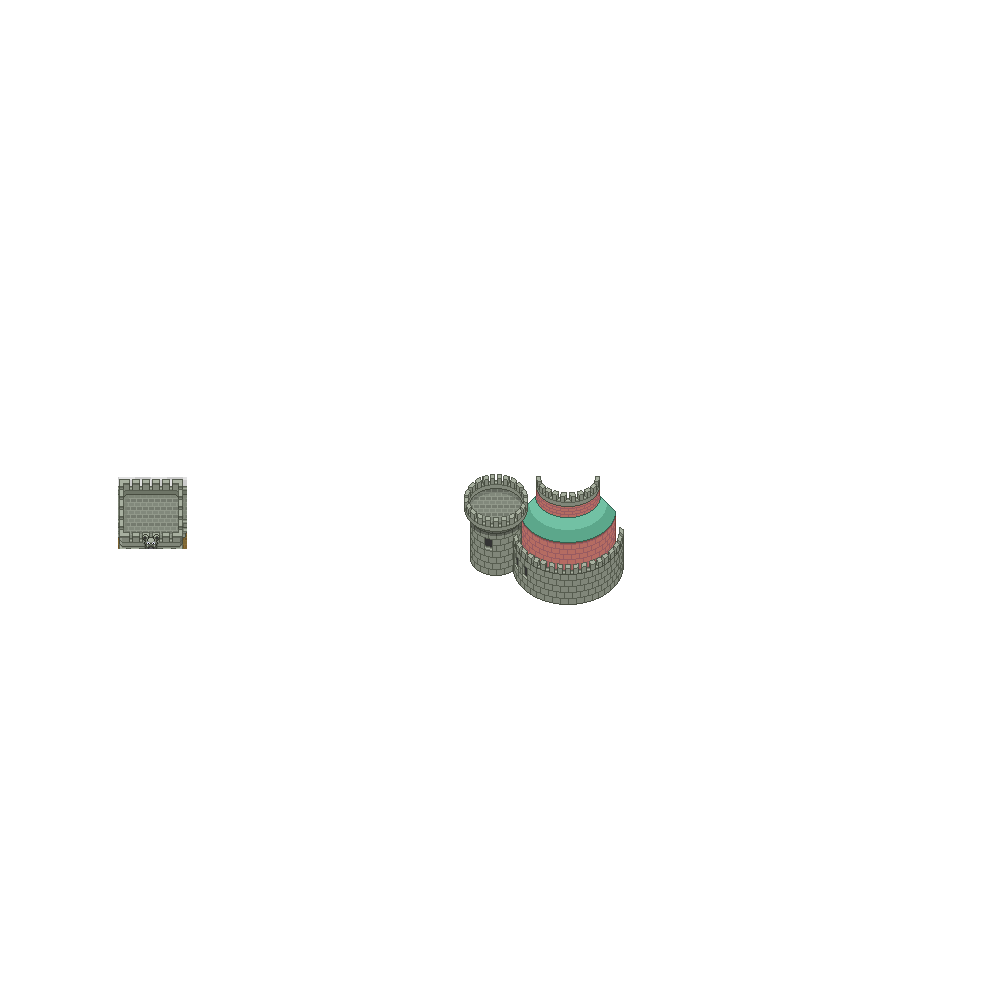
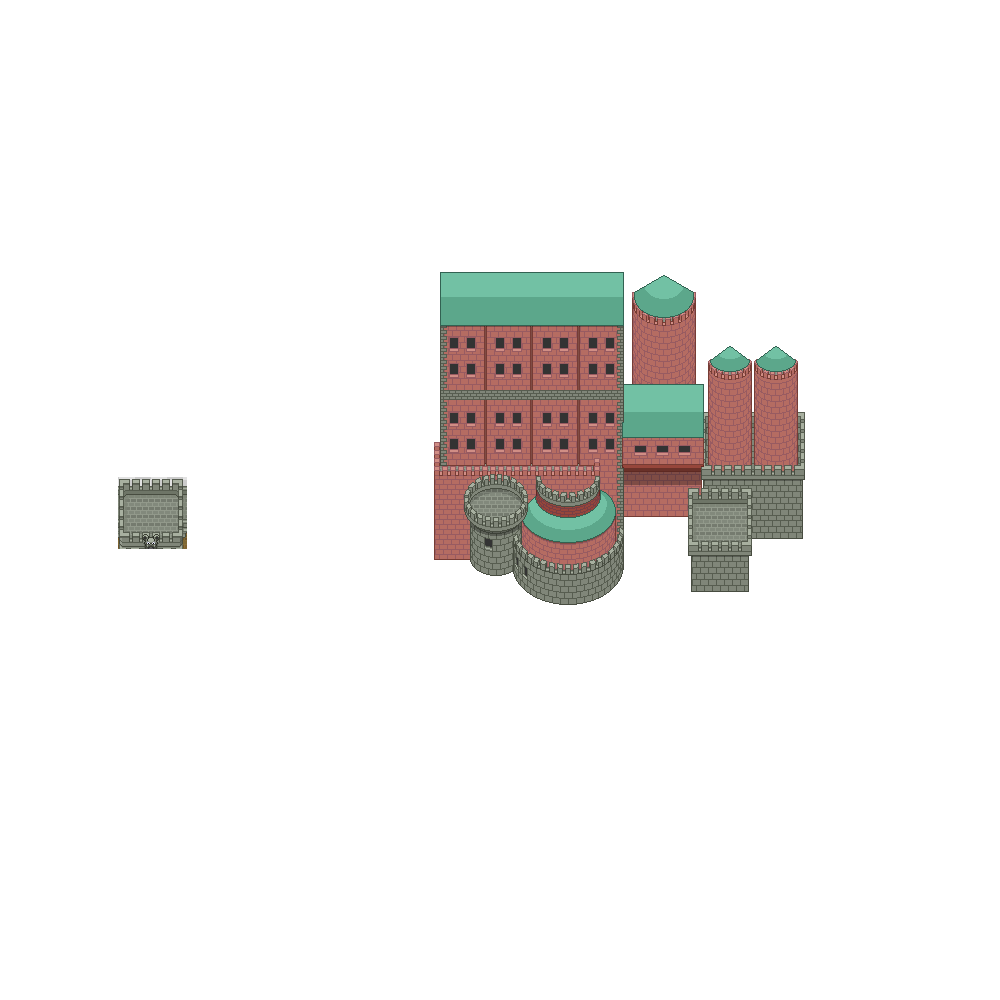
Layered file, before and after one edit (1000 x 1000). Changes by layer:
painted on "sombras overhang" over [441, 326, 802, 557]
painted on "Capa pegada" over [524, 476, 752, 592]
painted on "sombras overhang #1" over [524, 476, 616, 517]
added layer "sombras overhang #2" above "sombras overhang #4" over [434, 442, 600, 560]
added layer "sombras overhang #4" above "sombras overhang #6" over [449, 337, 691, 465]
added layer "sombras overhang #6" above "Capa pegada #2" over [622, 384, 704, 472]
added layer "Capa pegada #2" above "sombras overhang #8" over [701, 412, 805, 539]
added layer "sombras overhang #8" above "sombras overhang #3" over [708, 346, 798, 528]
added layer "sombras overhang #3" above "sombras overhang #7" over [440, 272, 702, 544]
added layer "sombras overhang #7" above "sombras overhang #9" over [632, 275, 696, 512]
added layer "sombras overhang #9" above "sombras overhang #5" over [656, 317, 672, 322]
added layer "sombras overhang #5" over [439, 464, 596, 473]
